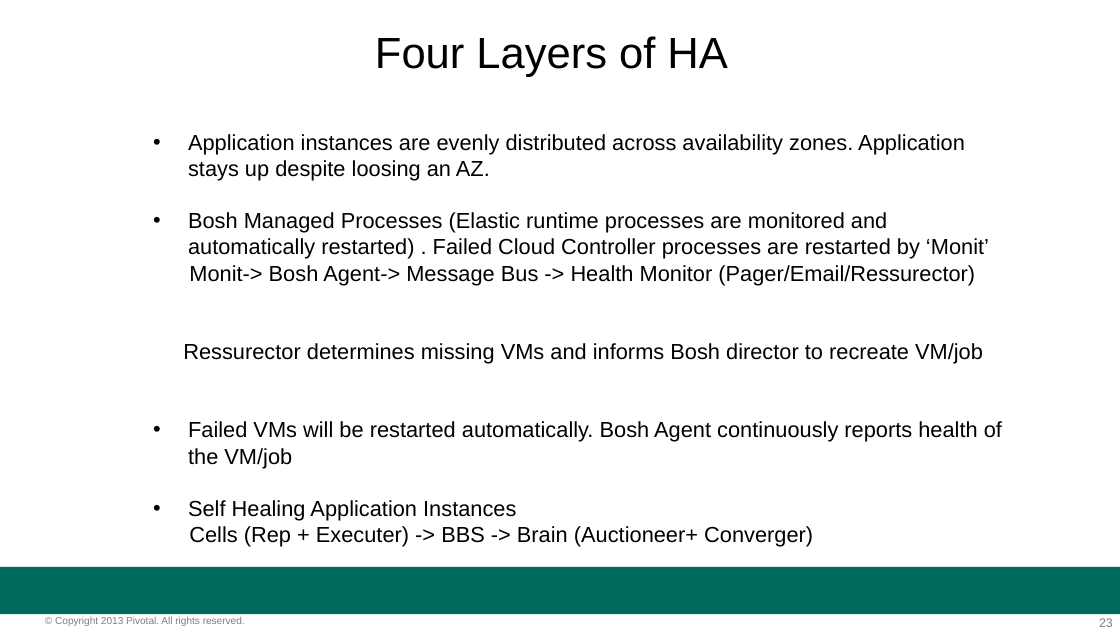
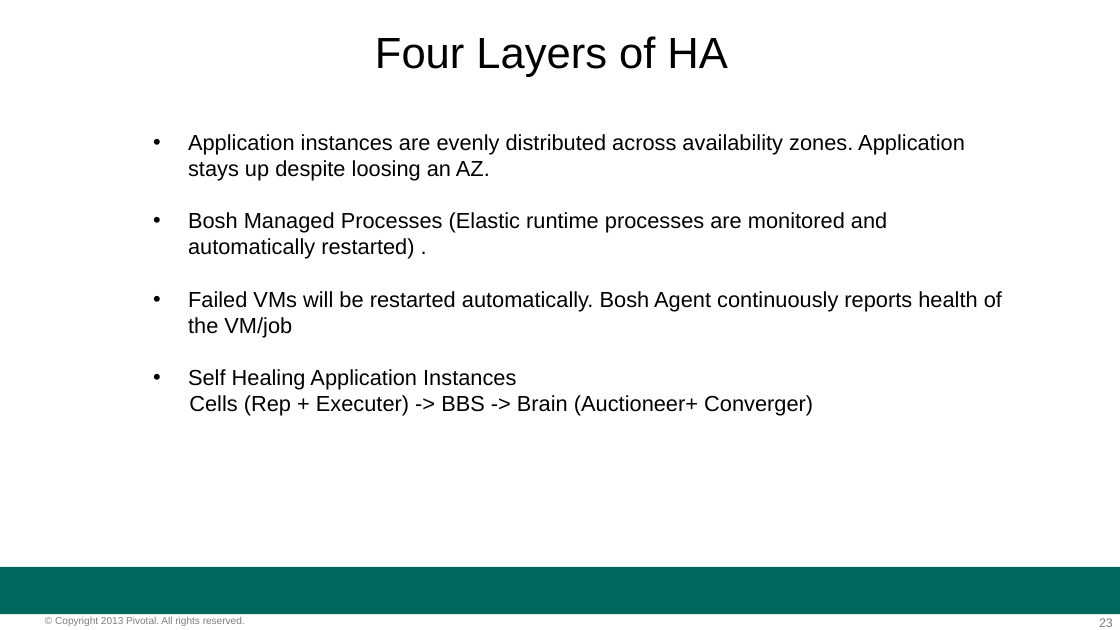
Before and after one commit to amitgandotra/extra, a slide deck: slide 23 of Hour_of_Power_v2.pptx. Drawn at 1120x630 pixels with LibreOffice and Linux fonts; fonts in the diff are those of the drawing; background and template pictures are left out. Boxes give left, top, right and bottom in pixels: in the first picture for what was removed or moved away, otherwise in the second. Text is boxed around its words. In the diff, an @@ line names an element or a change of style, - is before the commit and + after.

```diff
--- a/Hour_of_Power_v2.pptx
+++ b/Hour_of_Power_v2.pptx
@@ text at (188, 212, 887, 259): text changed @@
-• Bosh Managed Processes (Elastic runtime processes are monitored and automatically restarted) . Failed Cloud Controller processes are restarted by ‘Monit’
-Monit-> Bosh Agent-> Message Bus -> Health Monitor (Pager/Email/Ressurector)
-Ressurector determines missing VMs and informs Bosh director to recreate VM/job
+• Bosh Managed Processes (Elastic runtime processes are monitored and automatically restarted) .
```
Also in this commit, not shown: 4 other slides changed.
